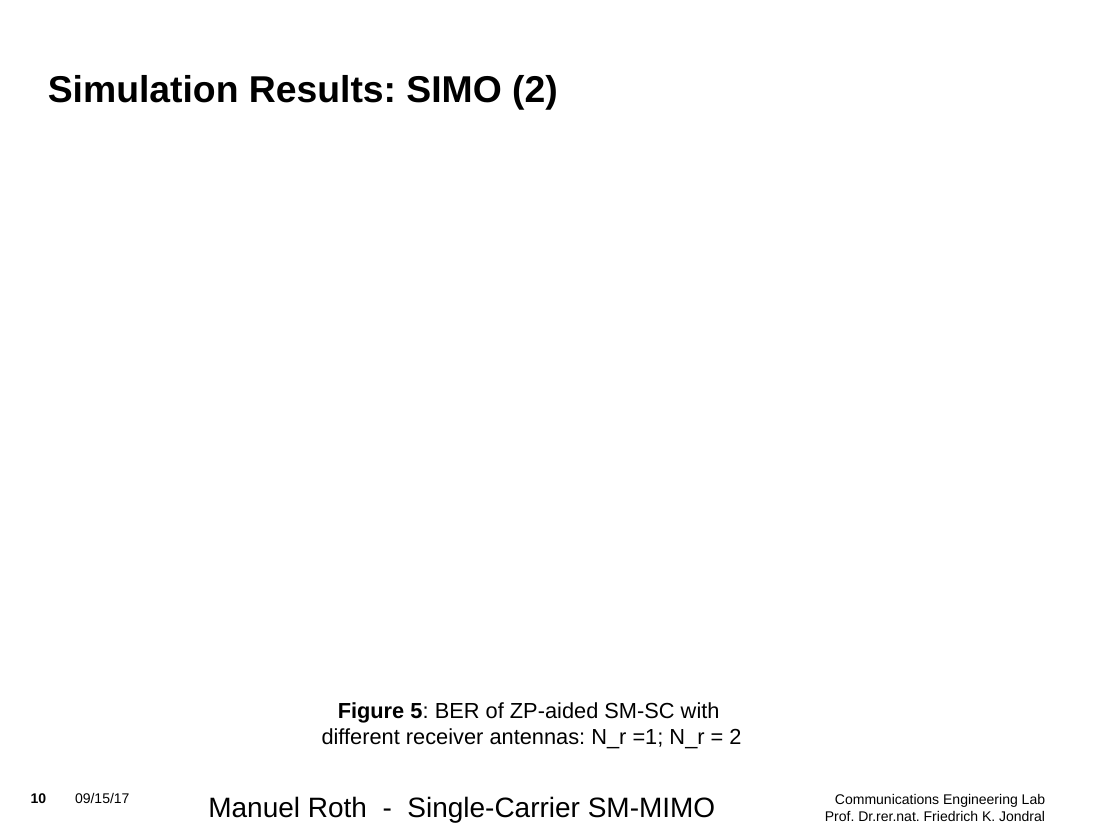
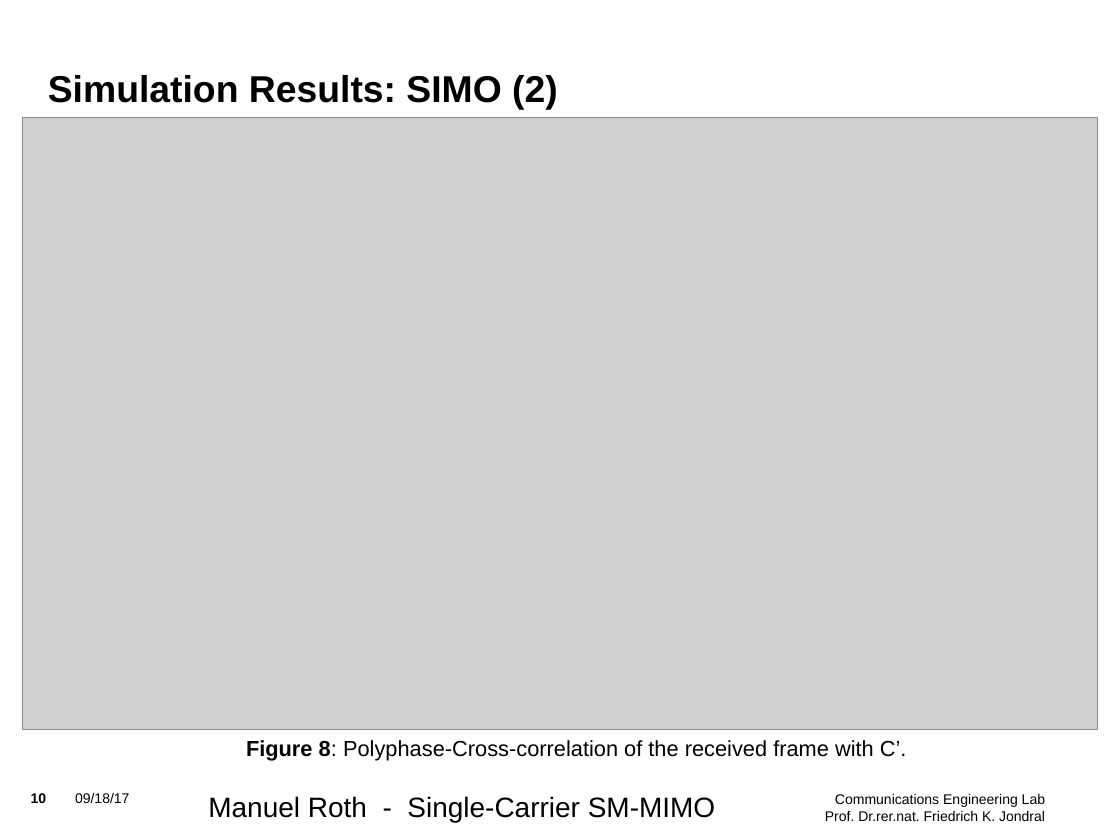
Before and after one commit to mnxx/sc-sm-transceiver, a slide deck: slide 10 of presentations/Update_3.odp. Drawn at 1120x840 pixels with LibreOffice and Linux fonts; fonts in the diff are those of the drawing; grey boxes stand for pictures; background and template pictures are left out. Boxes give left, top, right and bottom in pixels: in the first picture for what was removed or moved away, otherwise in the second. Text is boxed around its words. In the diff, an @@ line names an element or a change of style, - is before the commit and + after.

Commit message:
Finish presentation 'Update 3'.

```diff
--- a/presentations/Update_3.odp
+++ b/presentations/Update_3.odp
@@ picture added at (22,118,1098,729) @@
@@ text removed at (322,702,741,749) @@
-Figure 5: BER of ZP-aided SM-SC with
-different receiver antennas: N_r =1; N_r = 2
@@ text added at (246,740,907,761), 14 pt, text #000000 @@
+Figure 8: Polyphase-Cross-correlation of the received frame with C’.
@@ text at (75,793,129,803): text changed @@
-09/15/17
+09/18/17
```
Also in this commit, not shown: 11 other slides changed, 2 slides added, 7 other files.
